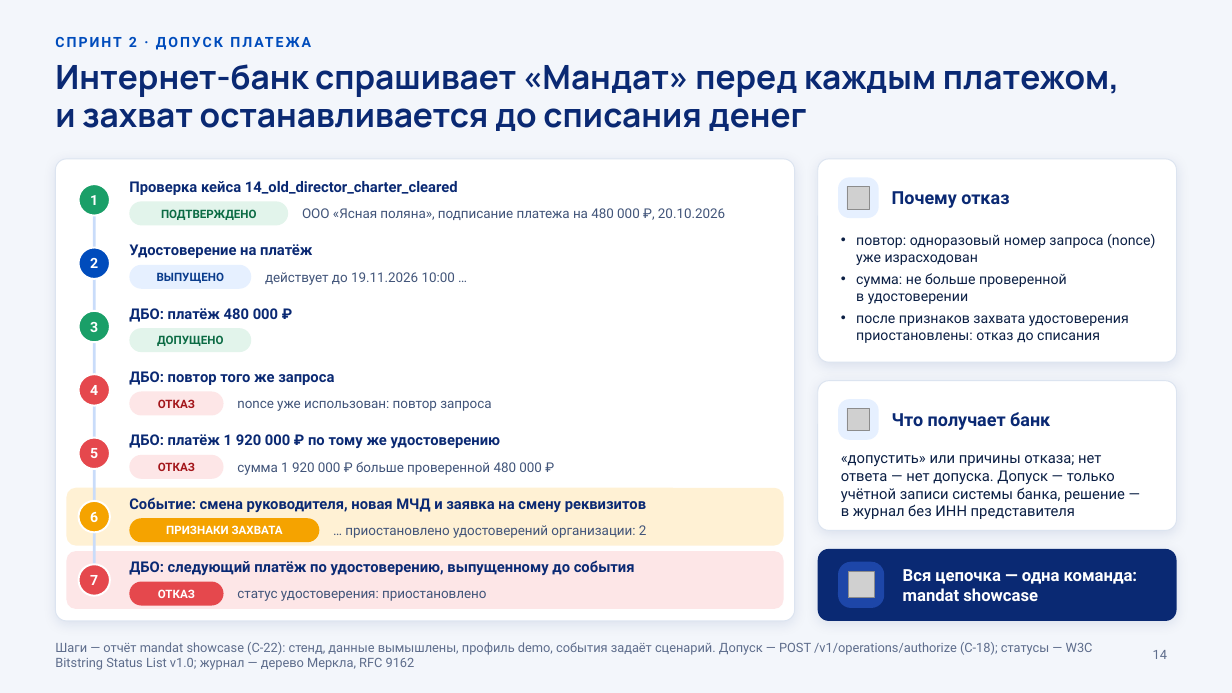
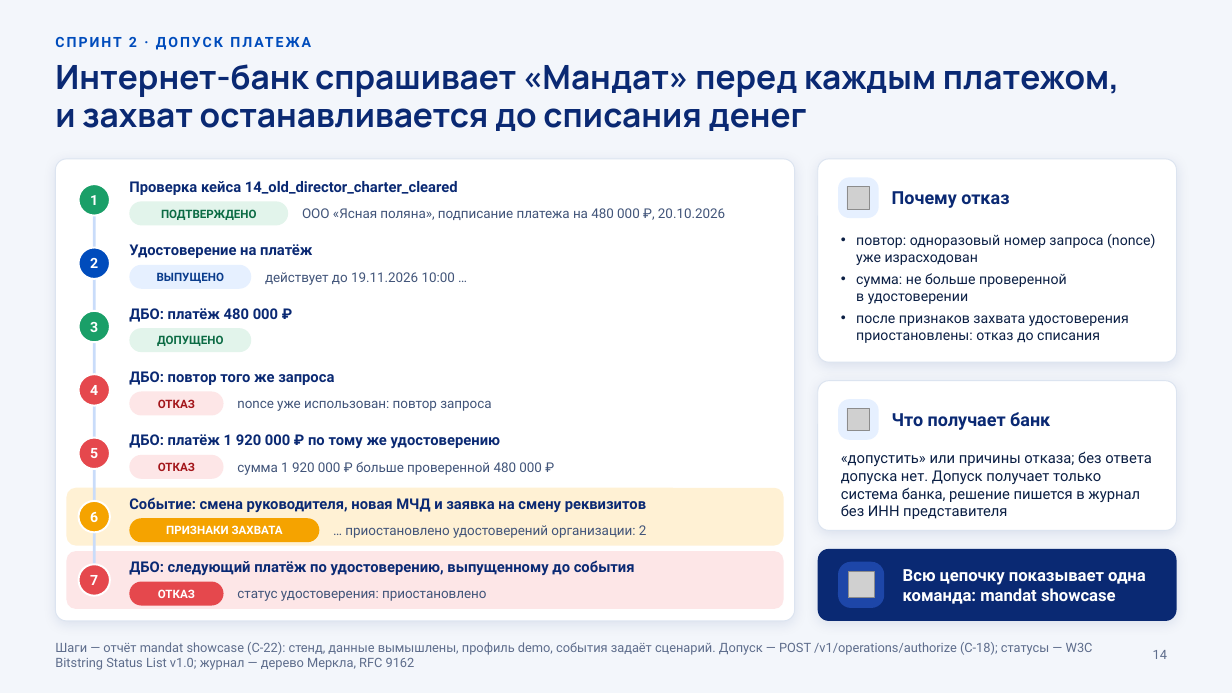
Before and after one commit to KonkovDV/Mandat, a slide deck: slide 14 of submission/slides/Mandat_VTB.pptx. Drawn at 1232x693 pixels with LibreOffice and Linux fonts; fonts in the diff are those of the drawing; grey boxes stand for pictures; background and template pictures are left out. Boxes give left, top, right and bottom in pixels: in the first picture for what was removed or moved away, otherwise in the second. Text is boxed around its words. In the diff, an @@ line names an element or a change of style, - is before the commit and + after.

Commit message:
deck: plainer wording on the sprint, admission, pilot, scale and vision slides
Card heads and bands say who does what in ordinary sentences; the pilot title names the single operation; facts and numbers are unchanged.

```diff
--- a/submission/slides/Mandat_VTB.pptx
+++ b/submission/slides/Mandat_VTB.pptx
@@ text at <box>841,451,1152,519</box>: text changed @@
-«допустить» или причины отказа; нет ответа — нет допуска. Допуск — только учётной записи системы банка, решение — в журнал без ИНН представителя
+«допустить» или причины отказа; без ответа допуска нет. Допуск получает только система банка, решение пишется в журнал без ИНН представителя
@@ text at <box>903,569,1146,604</box>: text changed @@
-Вся цепочка — одна команда: mandat showcase
+Всю цепочку показывает одна команда: mandat showcase
```
Also in this commit, not shown: 4 other slides changed, 14 other files.
